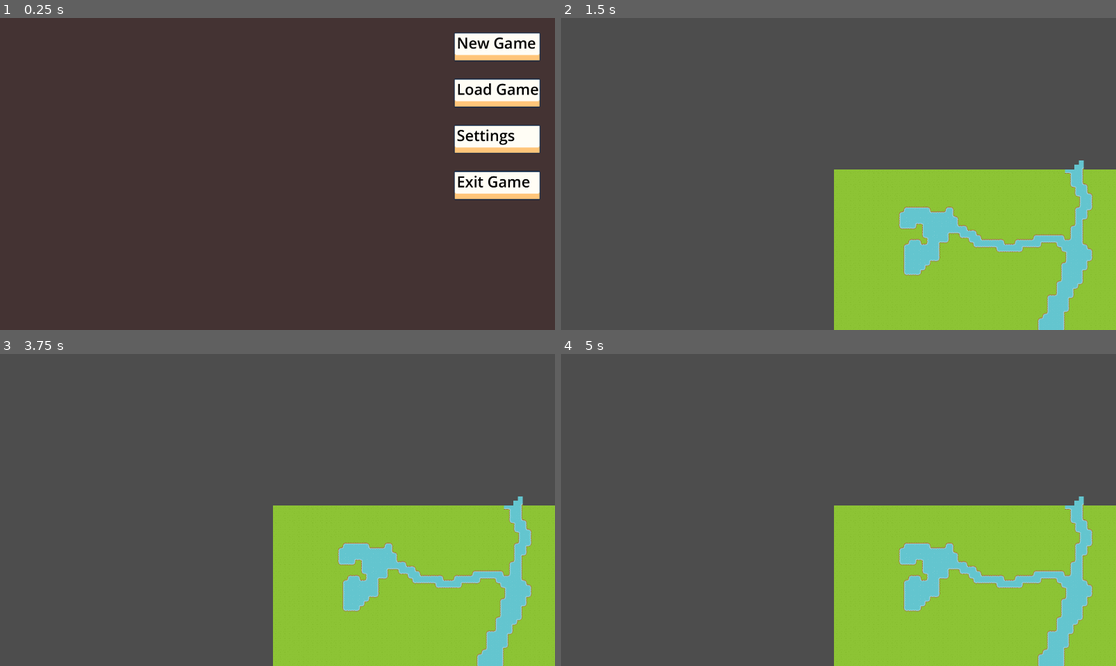
Above: before the commit, frames 1-4 (two rows, left to right).
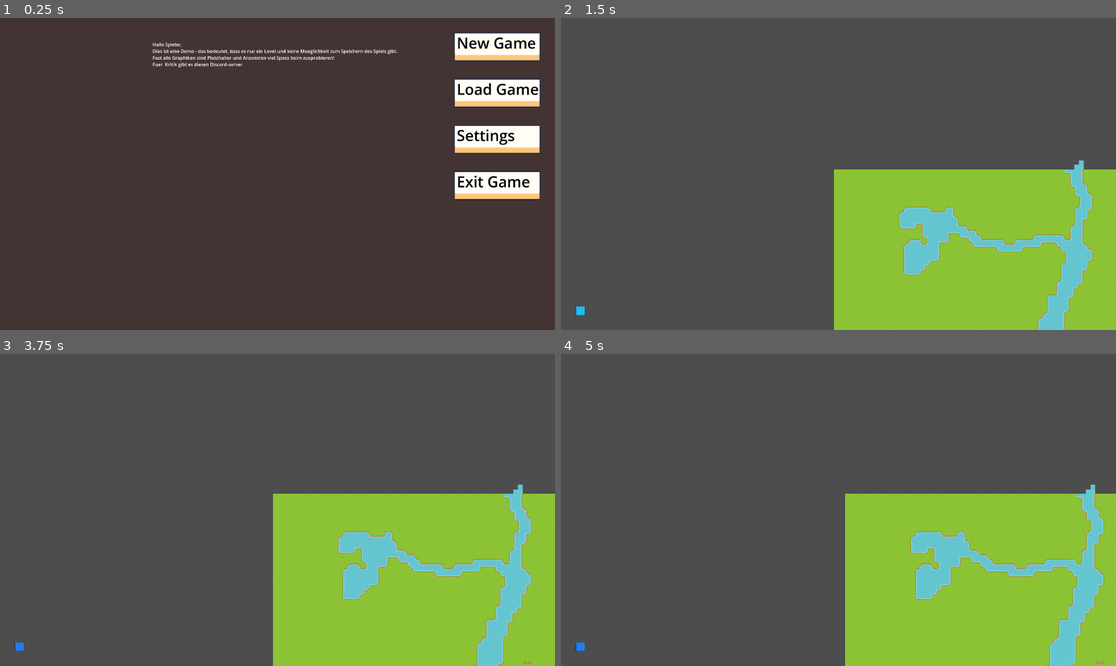
Above: after the commit, the same moments.

Repository: kyomawolf/bannerschlacht-godot
Game: Godot game, scene res://scenes/scene_handler.tscn
The game is run twice, just before and just after one commit, with the same random seed, the same clock (stepped at 60 frames per second) and the same inputs.
Inputs (mouse positions are in pixels of both pictures, inside the frame that each line leads up to):
- Up to frame 1 (0.25 s): no input
- Up to frame 2 (1.5 s): click "New Game" at 0.5 s; click (577, 311) at 1.27 s
- Up to frame 3 (3.75 s): click (16, 647) at 2.02 s; click (16, 647) at 2.77 s; tap Enter at 3.5 s; move the mouse to (399, 494) at 3.52 s; tap S (camera_down) at 3.6 s; click (399, 494) at 3.67 s
- Up to frame 4 (5 s): tap Space at 4.25 s; move the mouse to (727, 525) at 4.27 s; tap A (camera_left) at 4.35 s; click (727, 525) at 4.42 s

The runs differ from the first frame. In frame 1, 0.7% of the frame differs, in the area x 27-72%, y 7-16%; in frame 2, less than 0.1%; in frame 3, 5.6%; in frame 4, 7.7%, in the area x 2-100%, y 41-100%.
Error before the commit: Invalid call. Nonexistent function 'get_camera_2d' in base 'Node (SceneHandler.gd)'. (res://scripts/SampleScene.gd:39)

Commit message:
added new features i guess

Diff:
--- a/ressources/tileassets/whole_tileset.tres
+++ b/ressources/tileassets/whole_tileset.tres
@@ -1881,4 +1881,5 @@
 terrain_set_0/terrain_0/color = Color(0.501961, 0.345098, 0.25098, 1)
 terrain_set_0/terrain_1/name = "plains"
 terrain_set_0/terrain_1/color = Color(0.270588, 0.439216, 0.713726, 1)
+navigation_layer_0/layers = 1
 sources/0 = SubResource("TileSetAtlasSource_i1d47")
--- a/ressources/ui/ingame_ui.tscn
+++ b/ressources/ui/ingame_ui.tscn
@@ -1,10 +1,27 @@
-[gd_scene load_steps=2 format=3 uid="uid://xg50v00fjkki"]
+[gd_scene load_steps=5 format=3 uid="uid://xg50v00fjkki"]
 
 [ext_resource type="Script" path="res://scripts/ingame_ui.gd" id="1_0vwr5"]
+[ext_resource type="Texture2D" uid="uid://cuupfafwt642f" path="res://ressources/ui/UI-flatpak/UI_Flat_Slot_01_Available.png" id="2_g06lb"]
+[ext_resource type="Texture2D" uid="uid://bl2twhry2kt7k" path="res://ressources/ui/UI-flatpak/UI_Flat_Slot_02_Selected.png" id="3_bty1b"]
+[ext_resource type="Texture2D" uid="uid://dlentypncy75x" path="res://ressources/ui/UI-flatpak/UI_Flat_Slot_01_Selected.png" id="4_73q8v"]
 
 [node name="ingame_ui" type="Node2D"]
+
+[node name="main" type="MarginContainer" parent="."]
+offset_right = 1920.0
+offset_bottom = 1080.0
 script = ExtResource("1_0vwr5")
 
-[node name="MarginContainer" type="MarginContainer" parent="."]
-offset_right = 40.0
-offset_bottom = 40.0
+[node name="top_bar" type="HBoxContainer" parent="main"]
+layout_mode = 2
+size_flags_vertical = 0
+
+[node name="control" type="HBoxContainer" parent="main"]
+layout_mode = 2
+size_flags_vertical = 8
+
+[node name="next_round" type="TextureButton" parent="main/control"]
+layout_mode = 2
+texture_normal = ExtResource("2_g06lb")
+texture_pressed = ExtResource("3_bty1b")
+texture_hover = ExtResource("4_73q8v")
--- a/scenes/main_menu.tscn
+++ b/scenes/main_menu.tscn
@@ -144,3 +144,14 @@
 theme_override_font_sizes/normal_font_size = 52
 text = "Exit Game"
 scroll_active = false
+
+[node name="RichTextLabel" type="RichTextLabel" parent="TextureRect"]
+layout_mode = 0
+offset_left = 528.0
+offset_top = 80.0
+offset_right = 1464.0
+offset_bottom = 520.0
+text = "Hallo Spieler,
+Dies ist eine Demo - das bedeutet, dass es nur ein Level und keine Moeglichkeit zum Speichern des Spiels gibt.
+Fast alle Graphiken sind Platzhalter und Ansonsten viel Spass beim ausprobieren!
+Fuer  Kritik gibt es diesen Discord-server"
--- a/scenes/sample_scene.tscn
+++ b/scenes/sample_scene.tscn
@@ -17,6 +17,8 @@
 format = 2
 layer_0/tile_data = PackedInt32Array(4391032, 327680, 0, 4325496, 327680, 1, 4259960, 327680, 1, 4194424, 327680, 0, 41 …(169639 unchanged characters)…
 
+[node name="NavigationAgent2D" type="NavigationAgent2D" parent="terrain"]
+
 [node name="clickable" type="TileMap" parent="."]
 tile_set = ExtResource("1_p5m3a")
 format = 2
@@ -24,4 +26,7 @@
 
 [node name="Camera2D" type="Camera2D" parent="."]
 
-[node name="ingame_ui" parent="." instance=ExtResource("3_ek0qx")]
+[node name="ui_layer" type="CanvasLayer" parent="."]
+
+[node name="ingame_ui" parent="ui_layer" instance=ExtResource("3_ek0qx")]
+position = Vector2(1, 0)
--- a/scripts/SampleScene.gd
+++ b/scripts/SampleScene.gd
@@ -3,8 +3,13 @@
 var build_mode = false
 var speed = 10
 var unit_mode=1
+var selected = null
+var ui = null
+var cam : Camera2D = null
+var once = false
+var visible_tiles = [] # Vector2i
 
-var existing_units = [Vector2i(-1, -1)]
+var existing_units = [{"pos": Vector2i(-1, -1), "unit": null}]
 
 func action_set_unit(tile_id, cell):
 	if !(tile_id in existing_units):
@@ -15,11 +20,12 @@
 		var new_unit = load(unit_name).instantiate()
 		new_unit.position = tile_id * 16
 		tile_node.add_child(new_unit, true)
-		existing_units.append(tile_id)
-		# build_mode = false
+		existing_units.append({"pos": tile_id, "unit": new_unit})
+		new_unit.player = unit_mode
+		# set tile 45, 29
+
 
 func camera_zoom():
-	var cam : Camera2D = get_parent().get_camera_2d()
 	# zoom
 	var input_zoom = Input.get_axis("camera_zoom_up", "camera_zoom_down")
 	var curr_zoom = cam.zoom
@@ -35,24 +41,44 @@
 
 
 func movement():
-	var scene_handler = get_parent()
-	var cam : Camera2D = scene_handler.get_camera_2d()
 	# move
 	var input_direction = Input.get_vector("camera_left", "camera_right", "camera_up", "camera_down")
 	var velocity = input_direction * speed
 	cam.move_local_x(velocity[0])
 	cam.move_local_y(velocity[1])
 
+
 func game_mode():
 	# click on units and then be able to  move them. If clicked on other unit, battle it
-	#if Input.mouse_button_pressed(MOUSE_BUTTON_LEFT):
-		#pass
-	pass
+	if Input.is_mouse_button_pressed(MOUSE_BUTTON_LEFT):
+		once = true
+		if selected != null:
+			selected.target = self.get_node("terrain").local_to_map(get_global_mouse_position())
+			print("moving...")
+		else:
+			var tile_map = self.get_node("terrain")
+			var tile_id = tile_map.local_to_map(get_global_mouse_position())
+			for entry in existing_units:
+				if entry["pos"] == tile_id:
+					print("unit found")
+					var unit = entry["unit"]
+					ui.render_unit(unit)
+					selected = unit
+					break
+	elif !Input.is_mouse_button_pressed(MOUSE_BUTTON_LEFT):
+		once = false
+	if Input.is_mouse_button_pressed(MOUSE_BUTTON_RIGHT):
+		selected = null
+
+
 
 # Called when the node enters the scene tree for the first time.
 func _ready():
+	ui = self.get_node("ui_layer").get_node("ingame_ui").get_node("main")
+	cam = self.get_node("Camera2D")
+	var next_button = ui.get_node("control").get_node("next_round")
+	next_button.pressed.connect(self.next_round)
 
-	pass # Replace with function body.
 
 
 # Called every frame. 'delta' is the elapsed time since the previous frame.
@@ -64,7 +90,7 @@
 		scene_handler.get_node("sampleGame").queue_free()
 		scene_handler.get_node("MainMenu").set_process(true)
 	# check for tile selection
-	if Input.is_mouse_button_pressed(MOUSE_BUTTON_LEFT):
+	if Input.is_mouse_button_pressed(MOUSE_BUTTON_LEFT) and build_mode:
 		var tile_node = get_parent()
 		var tile_map = tile_node.get_node("sampleGame").get_node("terrain")
 		var prop_map = tile_node.get_node("sampleGame").get_node("clickable")
@@ -73,8 +99,7 @@
 		var tile_id = tile_map.local_to_map(get_global_mouse_position())
 		var prop = prop_map.local_to_map(get_global_mouse_position())
 		print(tile_id, prop, prop_map)
-		if build_mode:
-			action_set_unit(prop, prop_map.get_cell_tile_data(0, prop))
+		action_set_unit(prop, prop_map.get_cell_tile_data(0, prop))
 	# enter|exit build mode
 	if Input.is_action_just_released("enter_build_mode") and build_mode == false:
 		build_mode = true
@@ -89,6 +114,30 @@
 	elif Input.is_action_just_released("num_2"):
 		unit_mode = 2
 		print(unit_mode)
+
+func next_round():
+	for entry in existing_units:
+		if entry["unit"] == null:
+			continue
+		# do actions defined before (movement attack, etc)
+	# calculate fog of war
+	add_visibles(Vector2i(2, 2), 3)
+
+func add_visibles(origin: Vector2, length: int):
+	for i in range(origin.x - length, origin.x + length + 1):
+		for ii in range(origin.y - length, origin.y + length + 1):
+			if origin.distance_to(Vector2i(i, ii)) <= length:
+				print("in range", origin, Vector2i(i, ii), length)
+			else:
+				print("not in range", origin, Vector2i(i, ii), length)
+				# visible_tiles.append(Vector2i(i, ii))
+
+
+func fog_of_war(player):
+	for entry in existing_units:
+		if entry["unit"].player == player:
+			add_visibles(entry["unit"].position, entry["unit"].sight)
+
 func _physics_process(_delta):
 	movement()
 
--- a/scripts/SceneHandler.gd
+++ b/scripts/SceneHandler.gd
@@ -8,9 +8,11 @@
 	new_game_button.pressed.connect(self.on_new_game_pressed)
 	exit_game_button.pressed.connect(self.on_quit_pressed)
 
+
 # Called every frame. 'delta' is the elapsed time since the previous frame.
 func _process(delta):
 	pass
+
 
 func on_new_game_pressed():
 #	get_node("MainMenu").queue_free()
@@ -18,5 +20,6 @@
 	var game_scene = load("res://scenes/sample_scene.tscn").instantiate()
 	add_child(game_scene)
 
+
 func on_quit_pressed():
 	get_tree().quit()
--- a/scripts/base_unit_script.gd
+++ b/scripts/base_unit_script.gd
@@ -1,5 +1,17 @@
 extends Node
 
+enum direction{north, east, south, west}
+
+var health = 100
+var attack = 10
+var defense = 5
+var facing = direction.north
+var hidden = false
+var speed = 1
+var moral = 10
+var target = Vector2i(-1, -1)
+var player = 0
+var sight = 2
 
 # Called when the node enters the scene tree for the first time.
 func _ready():
@@ -11,3 +23,7 @@
 	pass
 
 func base_actions():
+	pass
+
+func path_finder(start: Vector2i, end: Vector2i):
+	pass
--- a/scripts/ingame_ui.gd
+++ b/scripts/ingame_ui.gd
@@ -3,12 +3,10 @@
 
 # Called when the node enters the scene tree for the first time.
 func _ready():
-	var marg_cont = get_node("MarginContainer")
 	# get size from config or display
-	marg_cont.size = Vector2(1080, 720)
+	size = Vector2(1920, 1080)
 
-	var margin_value = 10
-
+	var margin_value = 50
 	add_theme_constant_override("margin_top", margin_value)
 	add_theme_constant_override("margin_left", margin_value)
 	add_theme_constant_override("margin_bottom", margin_value)
@@ -18,3 +16,8 @@
 # Called every frame. 'delta' is the elapsed time since the previous frame.
 func _process(delta):
 	pass
+
+func render_unit(unit):
+	print("health:", unit.health)
+	print("attack:", unit.attack)
+	print("defense:", unit.defense)
Not shown, added: export_presets.cfg
Binary file added: ressources/tileassets/roguelikeSheet_transparent_tinted.png
